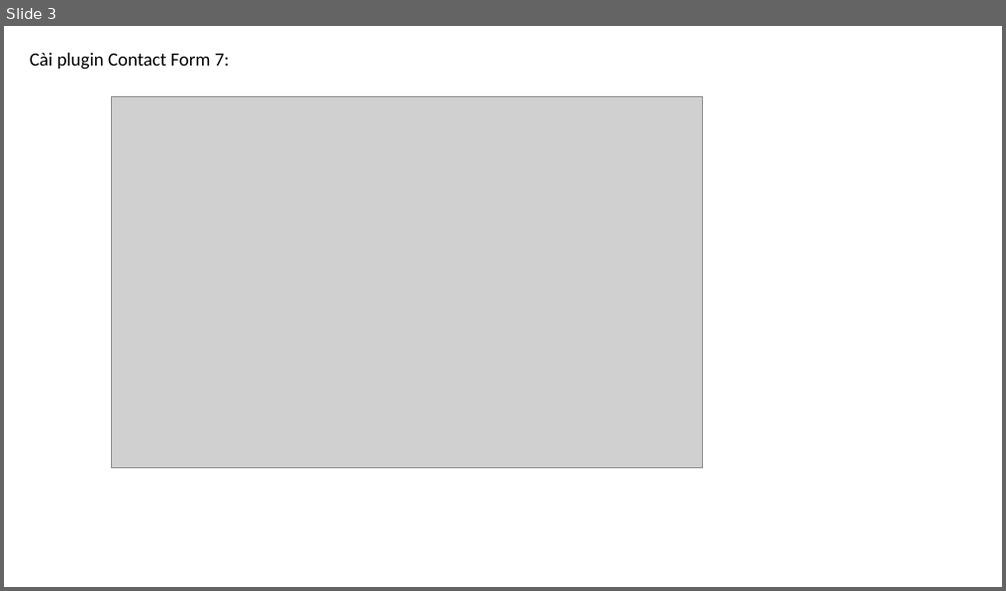
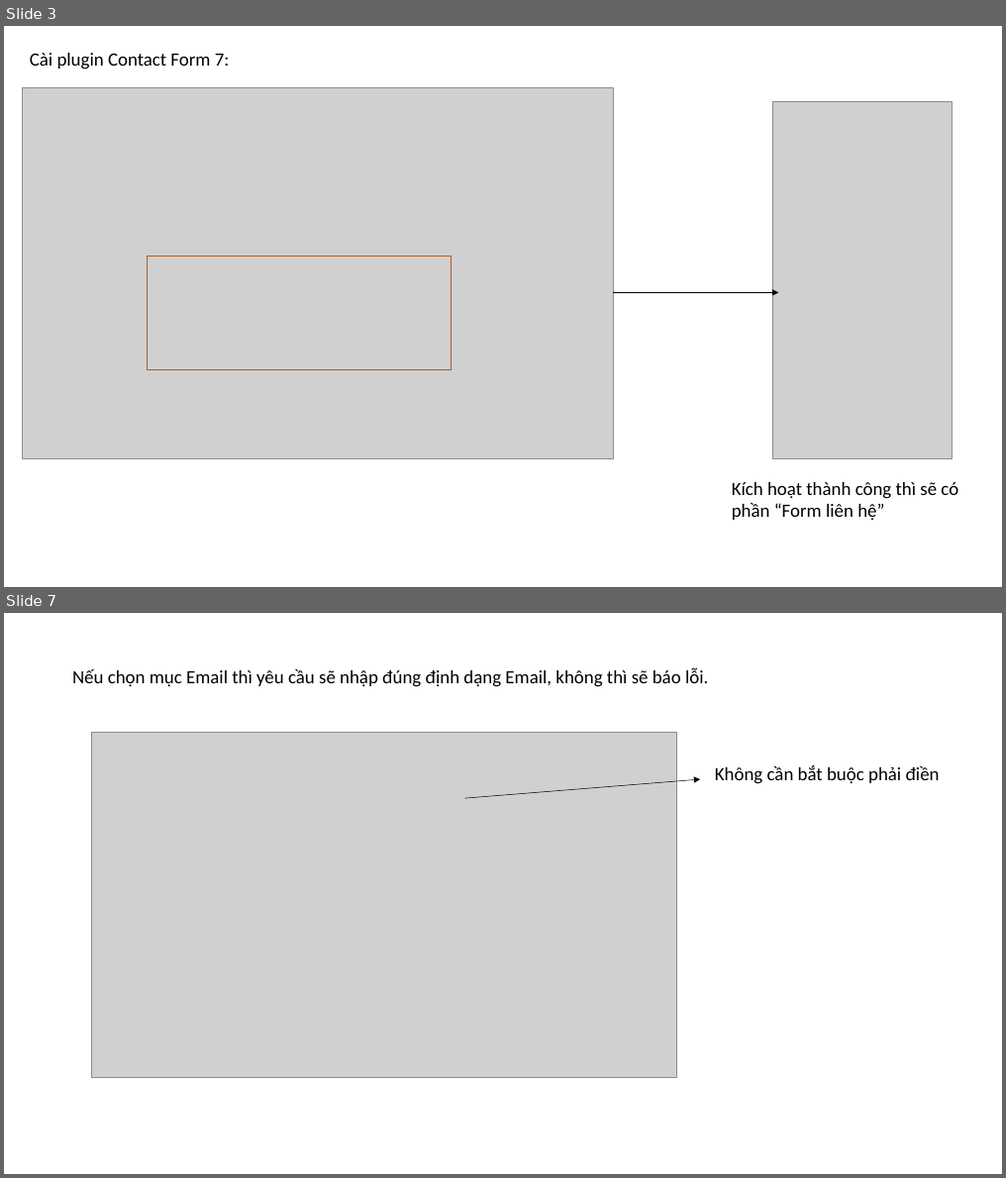
Before and after one commit to DangVanDoan05/WordPress, a slide deck: Tạo trang liên hệ trong WebSite.pptx. Shown one above the other, each under a label of ours: slide 3 before the commit, slides 3 and 7 after it; the slides between them are not shown. The pictures are 1006x591 and 1006x1178 pixels, drawn with LibreOffice and Linux fonts; fonts in the diff are those of the drawing; grey boxes stand for pictures. Boxes give left, top, right and bottom in pixels: in the first picture for what was removed or moved away, otherwise in the second. Text is boxed around its words. In the diff, an @@ line names an element or a change of style, - is before the commit and + after.

```diff
--- a/Tạo trang liên hệ trong WebSite.pptx
+++ b/Tạo trang liên hệ trong WebSite.pptx
@@ slide 7 added at (4, 613, 1002, 1174), background #FFFFFF @@
@@ text added at (72, 667, 708, 687), 18 pt, text #000000 @@
+Nếu chọn mục Email thì yêu cầu sẽ nhập đúng định dạng Email, không thì sẽ báo lỗi.
@@ picture added at (91, 732, 677, 1078) @@
@@ arrow added from (465, 799) to (700, 779), #000000 0.5 pt @@
@@ text added at (715, 765, 940, 784), 18 pt, text #000000 @@
+Không cần bắt buộc phải điền
@@ slide 3 changed as well @@
@@ picture: place and size @@
-picture at (112, 97, 703, 469)
+picture at (22, 88, 614, 460)
@@ picture added at (772, 101, 951, 460) @@
@@ rectangle added at (147, 257, 450, 370), outline #AF5C24 1 pt @@
@@ arrow added from (614, 292) to (779, 292), #000000 0.5 pt @@
@@ text added at (732, 482, 958, 520), 18 pt, text #000000 @@
+Kích hoạt thành công thì sẽ có phần “Form liên hệ”
```
Also in this commit, not shown: 2 other slides changed, 24 other slides added, 7 slides removed.
